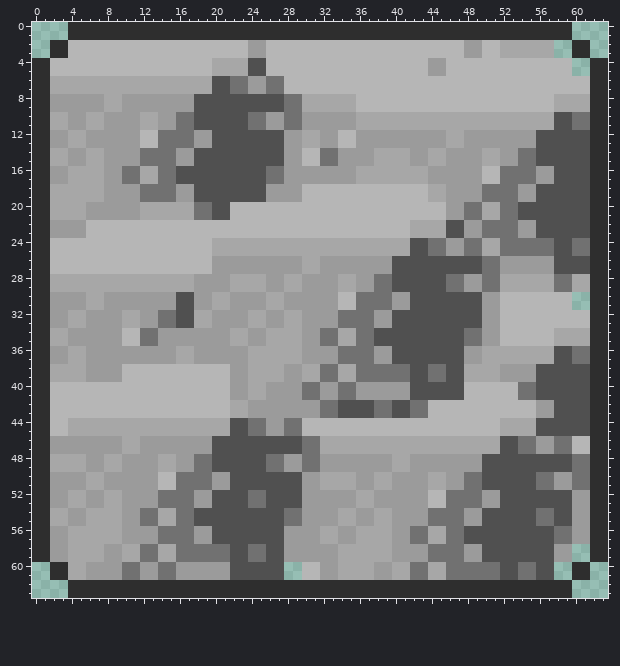
Two versions of one pixel-art sprite, GM/assets/resources/Texture/tile/obstacle000.png. The picture above was drawn from the file before the commit.
The file is 64x64 pixels.
Once edited:
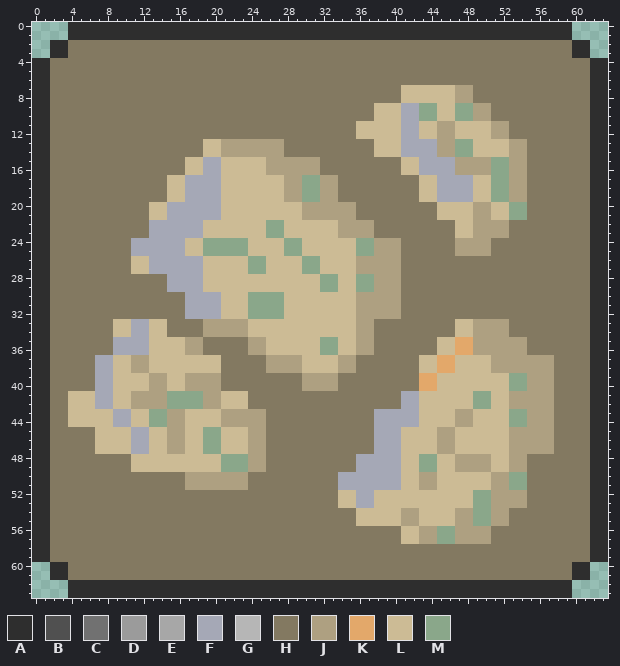
Palette (. is transparent): A #2e2e2e  B #505050  C #717171  D #9b9b9b  E #a7a7a7  F #a5a8b6  G #b6b6b6  H #837961  J #aea081  K #e3a86a  L #ccbb95  M #8aa78a
The exact change:
Changed rows in their new state; - is an unchanged pixel.
first column x 2:
 2 --HHHHHHHHHHHHHHHHHHHHHHHHHHHHHHHHHHHHHHHHHHHHHHHHHHHHHHHH--
 3 --HHHHHHHHHHHHHHHHHHHHHHHHHHHHHHHHHHHHHHHHHHHHHHHHHHHHHHHH--
 4 HHHHHHHHHHHHHHHHHHHHHHHHHHHHHHHHHHHHHHHHHHHHHHHHHHHHHHHHHHHH
 5 HHHHHHHHHHHHHHHHHHHHHHHHHHHHHHHHHHHHHHHHHHHHHHHHHHHHHHHHHHHH
 6 HHHHHHHHHHHHHHHHHHHHHHHHHHHHHHHHHHHHHHHHHHHHHHHHHHHHHHHHHHHH
 7 HHHHHHHHHHHHHHHHHHHHHHHHHHHHHHHHHHHHHHHLLLLLLJJHHHHHHHHHHHHH
 8 HHHHHHHHHHHHHHHHHHHHHHHHHHHHHHHHHHHHHHHLLLLLLJJHHHHHHHHHHHHH
 9 HHHHHHHHHHHHHHHHHHHHHHHHHHHHHHHHHHHHLLLFFMMLLMMJJHHHHHHHHHHH
10 HHHHHHHHHHHHHHHHHHHHHHHHHHHHHHHHHHHHLLLFFMMLLMMJJHHHHHHHHHHH
11 HHHHHHHHHHHHHHHHHHHHHHHHHHHHHHHHHHLLLLLFFLLJJLLLLJJHHHHHHHHH
12 HHHHHHHHHHHHHHHHHHHHHHHHHHHHHHHHHHLLLLLFFLLJJLLLLJJHHHHHHHHH
13 HHHHHHHHHHHHHHHHHLLJJJJJJJHHHHHHHHHHLLLFFFFJJMMLLLLJJHHHHHHH
14 HHHHHHHHHHHHHHHHHLLJJJJJJJHHHHHHHHHHLLLFFFFJJMMLLLLJJHHHHHHH
15 HHHHHHHHHHHHHHHLLFFLLLLLJJJJJJHHHHHHHHHLLFFFFJJJJMMJJHHHHHHH
16 HHHHHHHHHHHHHHHLLFFLLLLLJJJJJJHHHHHHHHHLLFFFFJJJJMMJJHHHHHHH
17 HHHHHHHHHHHHHLLFFFFLLLLLLLJJMMJJHHHHHHHHHLLFFFFLLMMJJHHHHHHH
18 HHHHHHHHHHHHHLLFFFFLLLLLLLJJMMJJHHHHHHHHHLLFFFFLLMMJJHHHHHHH
19 HHHHHHHHHHHHHLLFFFFLLLLLLLJJMMJJHHHHHHHHHLLFFFFLLMMJJHHHHHHH
20 HHHHHHHHHHHLLFFFFFFLLLLLLLLLJJJJJJHHHHHHHHHLLLLJJLLMMHHHHHHH
21 HHHHHHHHHHHLLFFFFFFLLLLLLLLLJJJJJJHHHHHHHHHLLLLJJLLMMHHHHHHH
22 HHHHHHHHHHHFFFFFFLLLLLLLMMLLLLLLJJJJHHHHHHHHHLLJJJJHHHHHHHHH
23 HHHHHHHHHHHFFFFFFLLLLLLLMMLLLLLLJJJJHHHHHHHHHLLJJJJHHHHHHHHH
24 HHHHHHHHHFFFFFFLLMMMMMLLLLMMLLLLLLMMJJJHHHHHHJJJJHHHHHHHHHHH
25 HHHHHHHHHFFFFFFLLMMMMMLLLLMMLLLLLLMMJJJHHHHHHJJJJHHHHHHHHHHH
26 HHHHHHHHHLLFFFFFFLLLLLMMLLLLMMLLLLJJJJJHHHHHHHHHHHHHHHHHHHHH
27 HHHHHHHHHLLFFFFFFLLLLLMMLLLLMMLLLLJJJJJHHHHHHHHHHHHHHHHHHHHH
28 HHHHHHHHHHHHHFFFFLLLLLLLLLLLLLMMLLMMJJJHHHHHHHHHHHHHHHHHHHHH
29 HHHHHHHHHHHHHFFFFLLLLLLLLLLLLLMMLLMMJJJHHHHHHHHHHHHHHHHHHHHH
30 HHHHHHHHHHHHHHHFFFFLLLMMMMLLLLLLLLJJJJJHHHHHHHHHHHHHHHHHHHHH
31 HHHHHHHHHHHHHHHFFFFLLLMMMMLLLLLLLLJJJJJHHHHHHHHHHHHHHHHHHHHH
32 HHHHHHHHHHHHHHHFFFFLLLMMMMLLLLLLLLJJJJJHHHHHHHHHHHHHHHHHHHHH
33 HHHHHHHLLFFLLHHHHJJJJJLLLLLLLLLLLLJJHHHHHHHHHLLJJJJHHHHHHHHH
34 HHHHHHHLLFFLLHHHHJJJJJLLLLLLLLLLLLJJHHHHHHHHHLLJJJJHHHHHHHHH
35 HHHHHHHFFFFLLLLJJHHHHHJJLLLLLLMMLLJJHHHHHHHLLKKJJJJJJHHHHHHH
36 HHHHHHHFFFFLLLLJJHHHHHJJLLLLLLMMLLJJHHHHHHHLLKKJJJJJJHHHHHHH
37 HHHHHFFLLJJLLLLLLLLHHHHHJJJJLLLLJJHHHHHHHLLKKLLLLJJJJJJJHHHH
38 HHHHHFFLLJJLLLLLLLLHHHHHJJJJLLLLJJHHHHHHHLLKKLLLLJJJJJJJHHHH
39 HHHHHFFLLLLJJLLJJJJHHHHHHHHHJJJJHHHHHHHHHKKLLLLLLLLMMJJJHHHH
40 HHHHHFFLLLLJJLLJJJJHHHHHHHHHJJJJHHHHHHHHHKKLLLLLLLLMMJJJHHHH
41 HHLLLFFLLJJJJMMMMJJLLLHHHHHHHHHHHHHHHHHFFLLLLLLMMLLJJJJJHHHH
42 HHLLLFFLLJJJJMMMMJJLLLHHHHHHHHHHHHHHHHHFFLLLLLLMMLLJJJJJHHHH
43 HHLLLLLFFLLMMJJLLLLJJJJJHHHHHHHHHHHHFFFFFLLLLJJLLLLMMJJJHHHH
44 HHLLLLLFFLLMMJJLLLLJJJJJHHHHHHHHHHHHFFFFFLLLLJJLLLLMMJJJHHHH
45 HHHHHLLLLFFLLJJLLMMLLLJJHHHHHHHHHHHHFFFLLLLJJLLLLLLJJJJJHHHH
46 HHHHHLLLLFFLLJJLLMMLLLJJHHHHHHHHHHHHFFFLLLLJJLLLLLLJJJJJHHHH
47 HHHHHLLLLFFLLJJLLMMLLLJJHHHHHHHHHHHHFFFLLLLJJLLLLLLJJJJJHHHH
48 HHHHHHHHHLLLLLLLLLLMMMJJHHHHHHHHHHFFFFFLLMMLLJJJJLLJJHHHHHHH
49 HHHHHHHHHLLLLLLLLLLMMMJJHHHHHHHHHHFFFFFLLMMLLJJJJLLJJHHHHHHH
50 HHHHHHHHHHHHHHHJJJJJJJHHHHHHHHHHFFFFFFFLLJJLLLLLLJJMMHHHHHHH
51 HHHHHHHHHHHHHHHJJJJJJJHHHHHHHHHHFFFFFFFLLJJLLLLLLJJMMHHHHHHH
52 HHHHHHHHHHHHHHHHHHHHHHHHHHHHHHHHLLFFLLLLLLLLLLLMMJJJJHHHHHHH
53 HHHHHHHHHHHHHHHHHHHHHHHHHHHHHHHHLLFFLLLLLLLLLLLMMJJJJHHHHHHH
54 HHHHHHHHHHHHHHHHHHHHHHHHHHHHHHHHHHLLLLLJJLLLLJJMMJJHHHHHHHHH
55 HHHHHHHHHHHHHHHHHHHHHHHHHHHHHHHHHHLLLLLJJLLLLJJMMJJHHHHHHHHH
56 HHHHHHHHHHHHHHHHHHHHHHHHHHHHHHHHHHHHHHHLLJJMMJJJJHHHHHHHHHHH
57 HHHHHHHHHHHHHHHHHHHHHHHHHHHHHHHHHHHHHHHLLJJMMJJJJHHHHHHHHHHH
58 HHHHHHHHHHHHHHHHHHHHHHHHHHHHHHHHHHHHHHHHHHHHHHHHHHHHHHHHHHHH
59 HHHHHHHHHHHHHHHHHHHHHHHHHHHHHHHHHHHHHHHHHHHHHHHHHHHHHHHHHHHH
60 --HHHHHHHHHHHHHHHHHHHHHHHHHHHHHHHHHHHHHHHHHHHHHHHHHHHHHHHH--
61 --HHHHHHHHHHHHHHHHHHHHHHHHHHHHHHHHHHHHHHHHHHHHHHHHHHHHHHHH--
